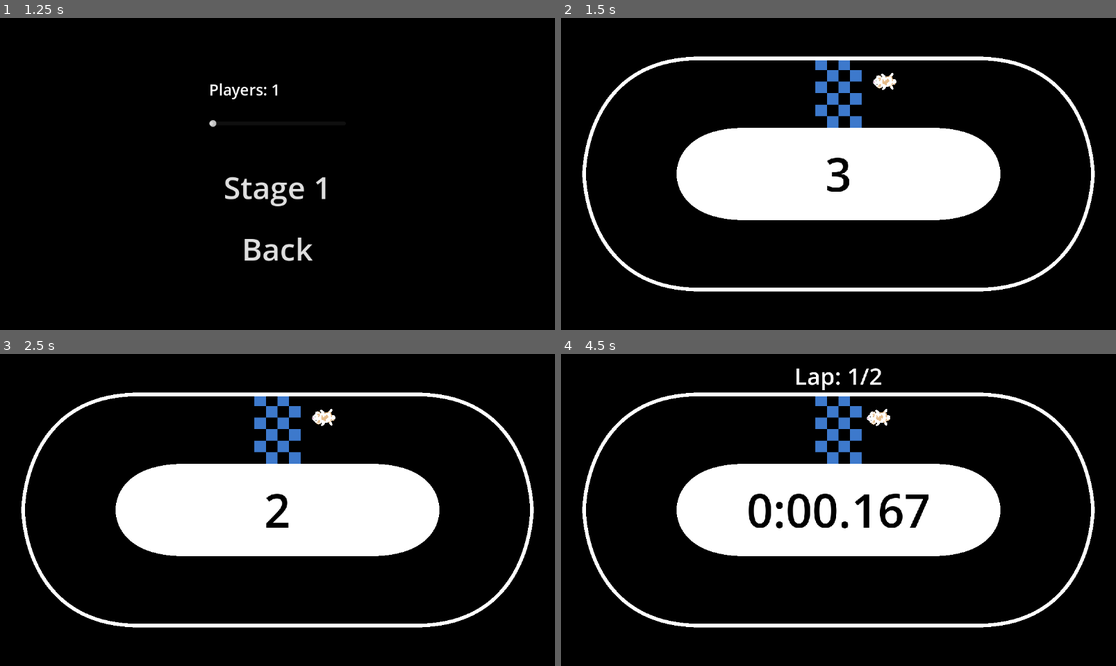
Above: before the commit, frames 1-4 (two rows, left to right).
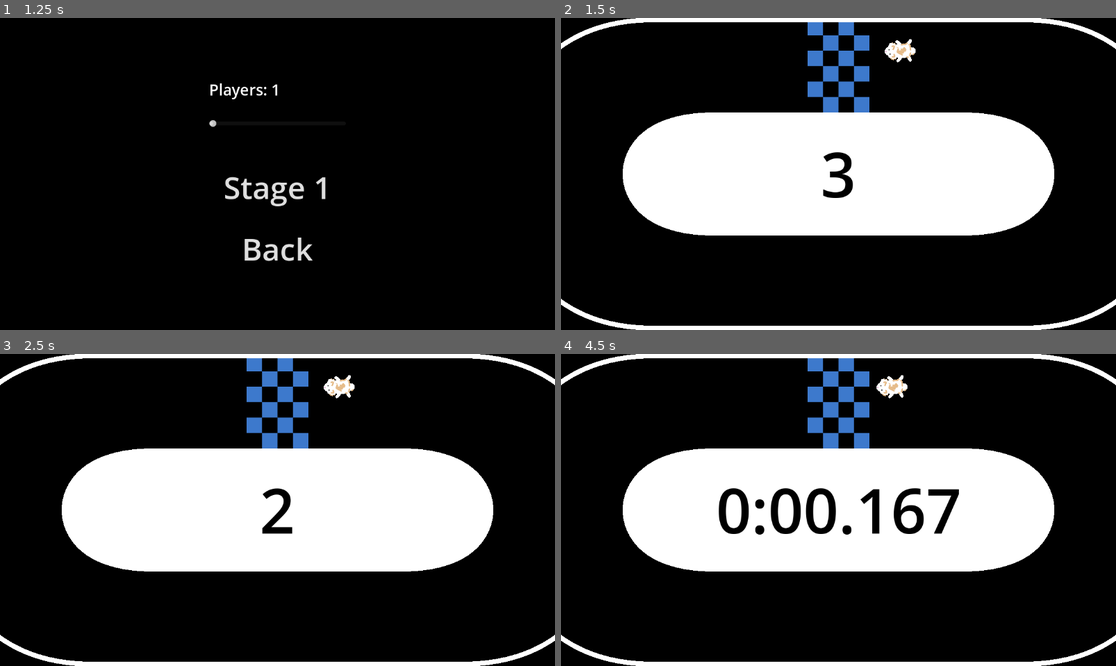
Above: after the commit, the same moments.

Repository: ChrisCee2/20gc4indy500
Game: Godot game, scene res://main_menu.tscn
The game is run twice, just before and just after one commit, with the same random seed, the same clock (stepped at 60 frames per second) and the same inputs. Sound files missing from this copy of the repository are replaced by a short silence.
Inputs (mouse positions are in pixels of both pictures, inside the frame that each line leads up to):
- Up to frame 1 (1.25 s): click "Time Trial" at 0.5 s
- Up to frame 2 (1.5 s): click "Stage 1" at 1.25 s
- Up to frame 3 (2.5 s): tap Enter at 2 s; move the mouse to (399, 494) at 2.02 s; hold D (right) from 2.03 s (still down)
- Up to frame 4 (4.5 s): tap Space (return_to_menu) at 2.75 s; move the mouse to (727, 525) at 2.77 s; release D (right) at 2.78 s; hold S (down) 2.78-3.53 s; move the mouse to (894, 441) at 3.52 s; hold D (right) 3.53-4.28 s; tap Enter at 4.25 s; move the mouse to (810, 572) at 4.27 s; hold W (up) from 4.28 s (still down)

Frame 1 is identical in both runs. In frame 2, 21% of the frame differs, in the area x 0-100%, y 0-100%; in frame 3, 21%; in frame 4, 24%.

Commit message:
GC4-9: Designed track 2 squiggly track

Diff:
--- a/stages/stage.gd
+++ b/stages/stage.gd
@@ -1,10 +1,14 @@
 class_name Stage extends Node2D
+
+
+@onready var camera: Camera2D = $Camera2D
 
 
 @export var game_mode: TimeMode
 
 
 var players: int = 1
+var camera_zoom: float = 1
 
 
 func _unhandled_key_input(event: InputEvent) -> void:
@@ -16,4 +20,5 @@
 
 
 func init() -> void:
+	camera.zoom = Vector2.ONE * camera_zoom
 	game_mode.init(players)
--- a/stages/stage_1.tscn
+++ b/stages/stage_1.tscn
@@ -9,7 +9,6 @@
 game_mode = NodePath("TimeMode")
 
 [node name="Camera2D" type="Camera2D" parent="."]
-zoom = Vector2(0.75, 0.75)
 
 [node name="Track1" parent="." instance=ExtResource("1_p6prp")]
 
--- /dev/null
+++ b/tracks/track_2.tscn
@@ -0,0 +1,100 @@
+[gd_scene load_steps=10 format=3 uid="uid://g7ejlj34uwmp"]
+
+[ext_resource type="Script" uid="uid://18co37d0fg7c" path="res://tracks/track.gd" id="1_5ywlu"]
+[ext_resource type="PackedScene" uid="uid://dvx6q6jrrb2hb" path="res://border.tscn" id="2_hne8a"]
+[ext_resource type="PackedScene" uid="uid://d1f7dwnnhrutk" path="res://finish_line.tscn" id="3_w6y04"]
+[ext_resource type="Texture2D" uid="uid://dp6n84sdikk8y" path="res://assets/finish_line_checker.png" id="4_7o723"]
+[ext_resource type="PackedScene" uid="uid://d3qag8r5tmx4d" path="res://start_line.tscn" id="5_e87hg"]
+
+[sub_resource type="Curve2D" id="Curve2D_jhe20"]
+_data = {
+"points": PackedVector2Array(-111.272, 147.874, 111.272, -147.874, 144, -151, 0, 0, 320, 0, 421, -304, 0, 0, 0, 0, 704, 0, 320, 0, 0, 0, 384, 320, 79.8876, 8.7846, -79.8876, -8.7846, -384, 320, 2.9282, 49.7794, -2.9282, -49.7794, -537, 253, 164.617, 14.641, -164.617, -14.641, -610, 70, -102.361, 86.4246, 102.361, -86.4246, -602, -255, 0, 0, 0, 0, -266, -290, -96.1837, -97.7499, 96.1837, 97.7499, -58, -149, 0, 0, 0, 0, 144, -151)
+}
+point_count = 11
+
+[sub_resource type="Curve2D" id="Curve2D_5ywlu"]
+_data = {
+"points": PackedVector2Array(-239.127, 320.222, 239.127, -320.222, 237, -60, 0, 0, 320, 0, 666.592, -368.218, 0, 0, 0, 0, 888.912, -50.022, 320, 0, 0, 0, 574.885, 268.174, 79.8876, 8.7846, -79.8876, -8.7846, -118.476, 223.71, 2.9282, 49.7794, -2.9282, -49.7794, -558.948, 177.856, 164.617, 14.641, -164.617, -14.641, -831.29, -58.359, -140.505, 25.8874, 140.505, -25.8874, -795.163, -380.723, 0, 0, 0, 0, -363.028, -177.856, -210.456, -122.292, 210.456, 122.292, -68.4538, 22.232, 0, 0, 0, 0, 237, -60)
+}
+point_count = 11
+
+[sub_resource type="RectangleShape2D" id="RectangleShape2D_jhe20"]
+size = Vector2(128, 192)
+
+[sub_resource type="RectangleShape2D" id="RectangleShape2D_cejyx"]
+size = Vector2(128, 192)
+
+[node name="Track2" type="Node" node_paths=PackedStringArray("spawn")]
+script = ExtResource("1_5ywlu")
+spawn = NodePath("Spawn")
+
+[node name="ColorRect" type="ColorRect" parent="."]
+z_index = -1000
+anchors_preset = 8
+anchor_left = 0.5
+anchor_top = 0.5
+anchor_right = 0.5
+anchor_bottom = 0.5
+offset_left = -2100.0
+offset_top = -1520.0
+offset_right = 900.0
+offset_bottom = 1480.0
+grow_horizontal = 2
+grow_vertical = 2
+color = Color(0, 0, 0, 1)
+
+[node name="OuterBorder" parent="." node_paths=PackedStringArray("collision_polygon", "path", "line") instance=ExtResource("2_hne8a")]
+position = Vector2(100, 0)
+collision_polygon = NodePath("CollisionPolygon2D")
+path = NodePath("Path2D")
+line = NodePath("Line2D")
+
+[node name="CollisionPolygon2D" type="CollisionPolygon2D" parent="OuterBorder"]
+build_mode = 1
+
+[node name="Path2D" type="Path2D" parent="OuterBorder"]
+position = Vector2(-125.754, -57.7714)
+scale = Vector2(1.17838, 1.17838)
+curve = SubResource("Curve2D_jhe20")
+
+[node name="Line2D" type="Line2D" parent="OuterBorder"]
+
+[node name="InnerBorder" parent="." node_paths=PackedStringArray("collision_polygon", "path", "polygon") instance=ExtResource("2_hne8a")]
+position = Vector2(100, 0)
+collision_polygon = NodePath("CollisionPolygon2D")
+path = NodePath("Path2D")
+polygon = NodePath("Polygon2D")
+
+[node name="CollisionPolygon2D" type="CollisionPolygon2D" parent="InnerBorder"]
+
+[node name="Polygon2D" type="Polygon2D" parent="InnerBorder"]
+
+[node name="Path2D" type="Path2D" parent="InnerBorder"]
+position = Vector2(-102.735, 0)
+scale = Vector2(0.719683, 0.719683)
+curve = SubResource("Curve2D_5ywlu")
+
+[node name="Spawn" type="Node2D" parent="."]
+position = Vector2(128, 176)
+rotation = -1.5708
+
+[node name="FinishLine" parent="." instance=ExtResource("3_w6y04")]
+position = Vector2(0, 250)
+
+[node name="CollisionShape2D" type="CollisionShape2D" parent="FinishLine"]
+shape = SubResource("RectangleShape2D_jhe20")
+
+[node name="Sprite2D" type="Sprite2D" parent="FinishLine"]
+texture_filter = 1
+texture_repeat = 2
+texture = ExtResource("4_7o723")
+region_enabled = true
+region_rect = Rect2(0, 0, 128, 192)
+
+[node name="Node2D" type="Node2D" parent="FinishLine"]
+
+[node name="StartLine" parent="." instance=ExtResource("5_e87hg")]
+position = Vector2(-128, 250)
+
+[node name="CollisionShape2D" type="CollisionShape2D" parent="StartLine"]
+shape = SubResource("RectangleShape2D_cejyx")
